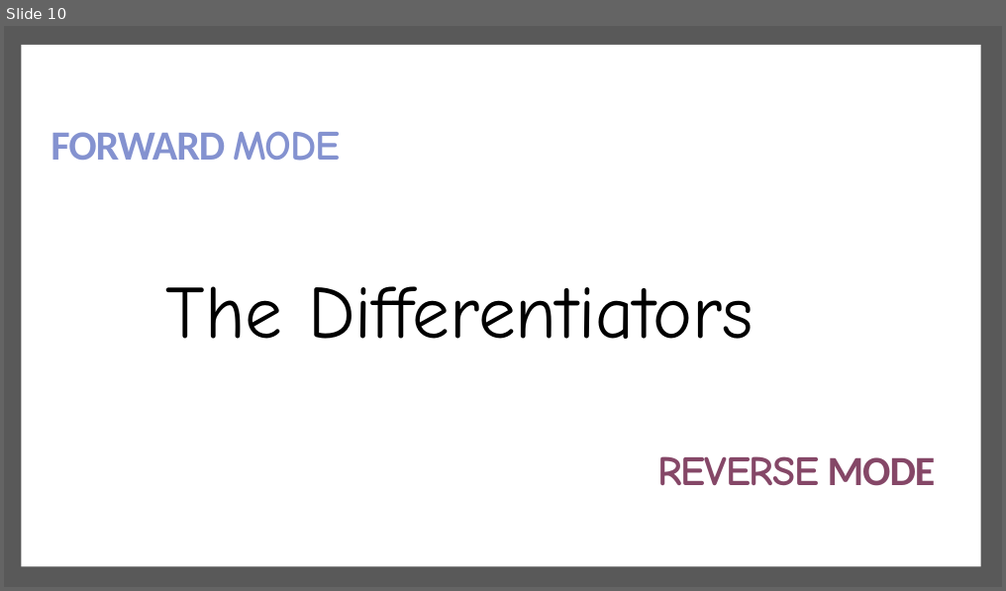
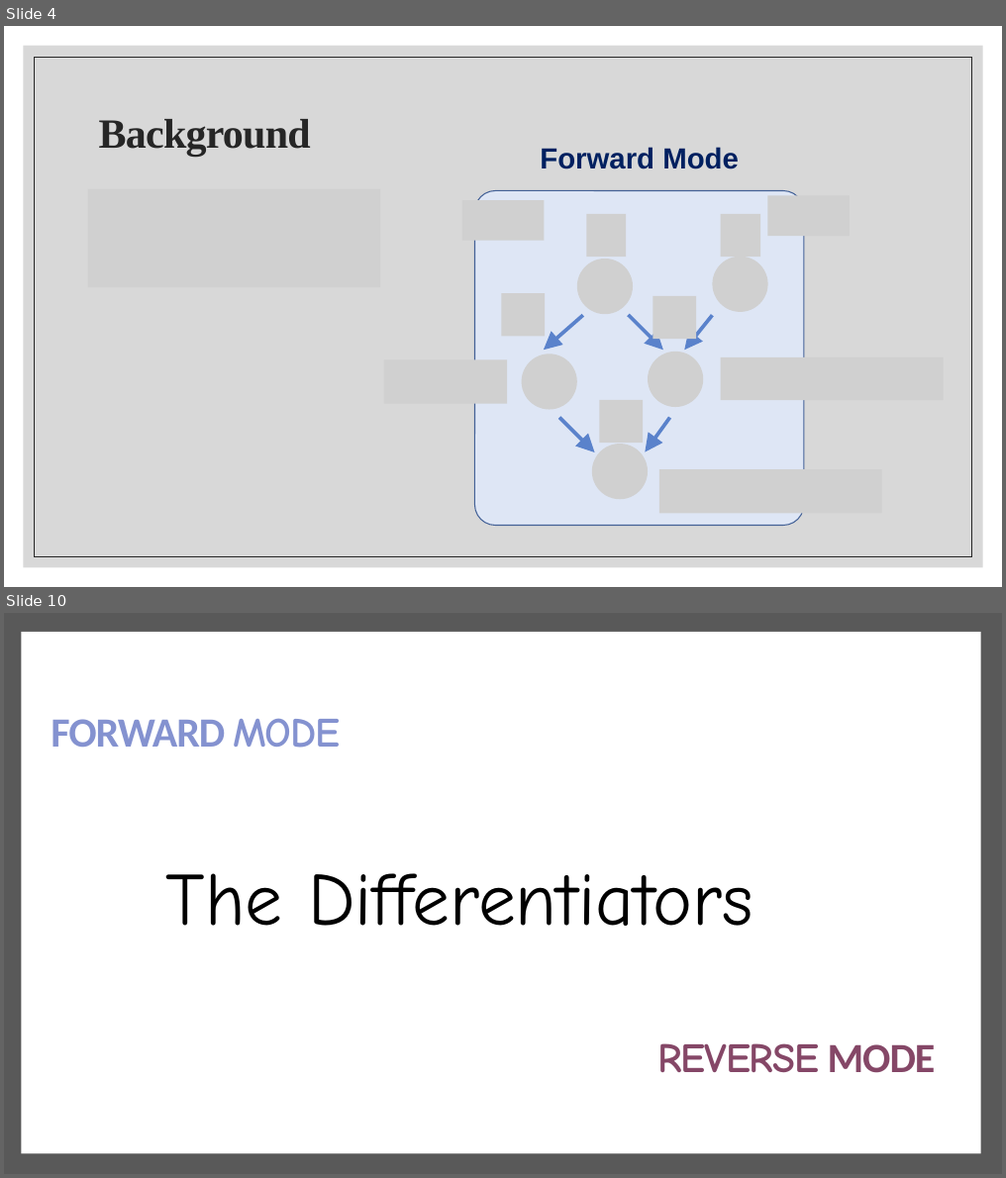
Before and after one commit to the-differentiators/cs207-FinalProject, a slide deck: docs/cs207-presentation.pptx. Shown one above the other, each under a label of ours: slide 10 before the commit, slides 4 and 10 after it; the slides between them are not shown. The pictures are 1006x591 and 1006x1178 pixels, drawn with LibreOffice and Linux fonts; fonts in the diff are those of the drawing; grey boxes stand for pictures; background and template pictures are left out. Boxes give left, top, right and bottom in pixels: in the first picture for what was removed or moved away, otherwise in the second. Text is boxed around its words. In the diff, an @@ line names an element or a change of style, - is before the commit and + after.

```diff
--- a/docs/cs207-presentation.pptx
+++ b/docs/cs207-presentation.pptx
@@ slide 4 added at (4,26,1002,587), background #FFFFFF @@
@@ rectangle added at (24,46,983,568), fill #BFBFBF at 60% opacity @@
@@ rectangle added at (35,57,972,557), outline #262626 0.5 pt @@
@@ title added at (99,119,311,156), 40 pt, text #262626, bold @@
+Background
@@ text added at (540,147,739,170), 28 pt, text #002060, bold @@
+Forward Mode
@@ picture added at (88,189,380,287) @@
@@ picture added at (462,200,544,241) @@
@@ picture added at (767,196,849,236) @@
@@ picture added at (384,360,508,404) @@
@@ picture added at (721,358,944,400) @@
@@ group added at (475,190,804,525): 10 pictures, 5 arrows, 1 rounded rectangle @@
@@ picture added at (659,470,882,514) @@
```
Also in this commit, not shown: 6 slides changed, 2 other slides added, 3 slides removed, 1 other file.
